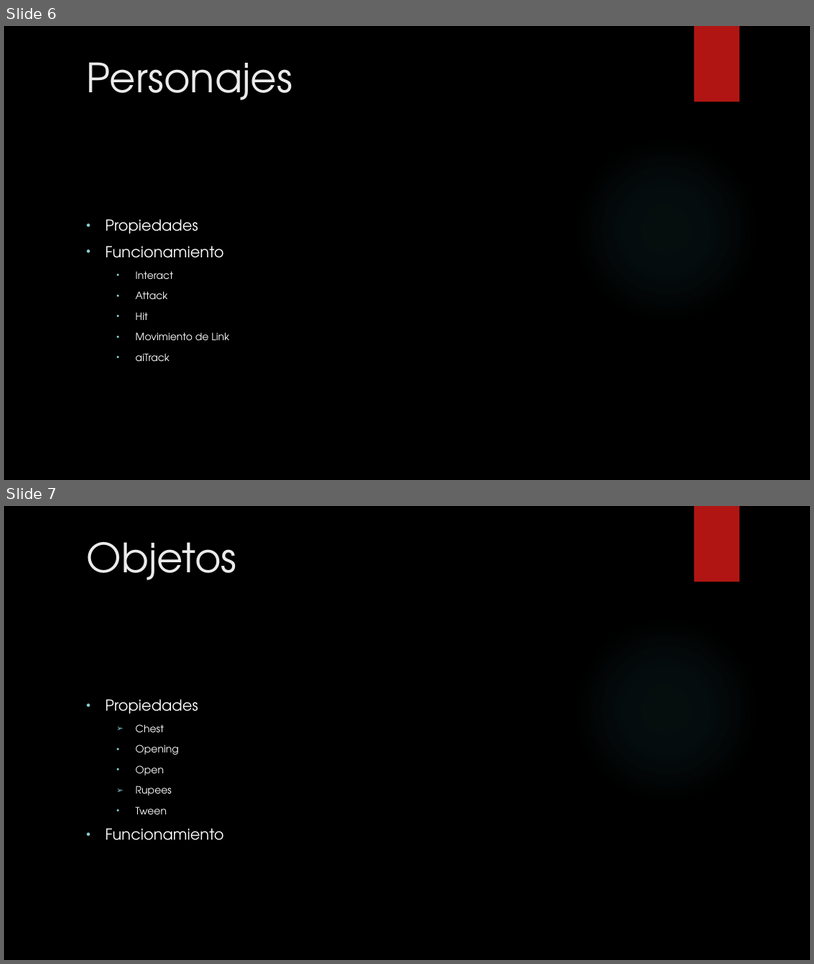
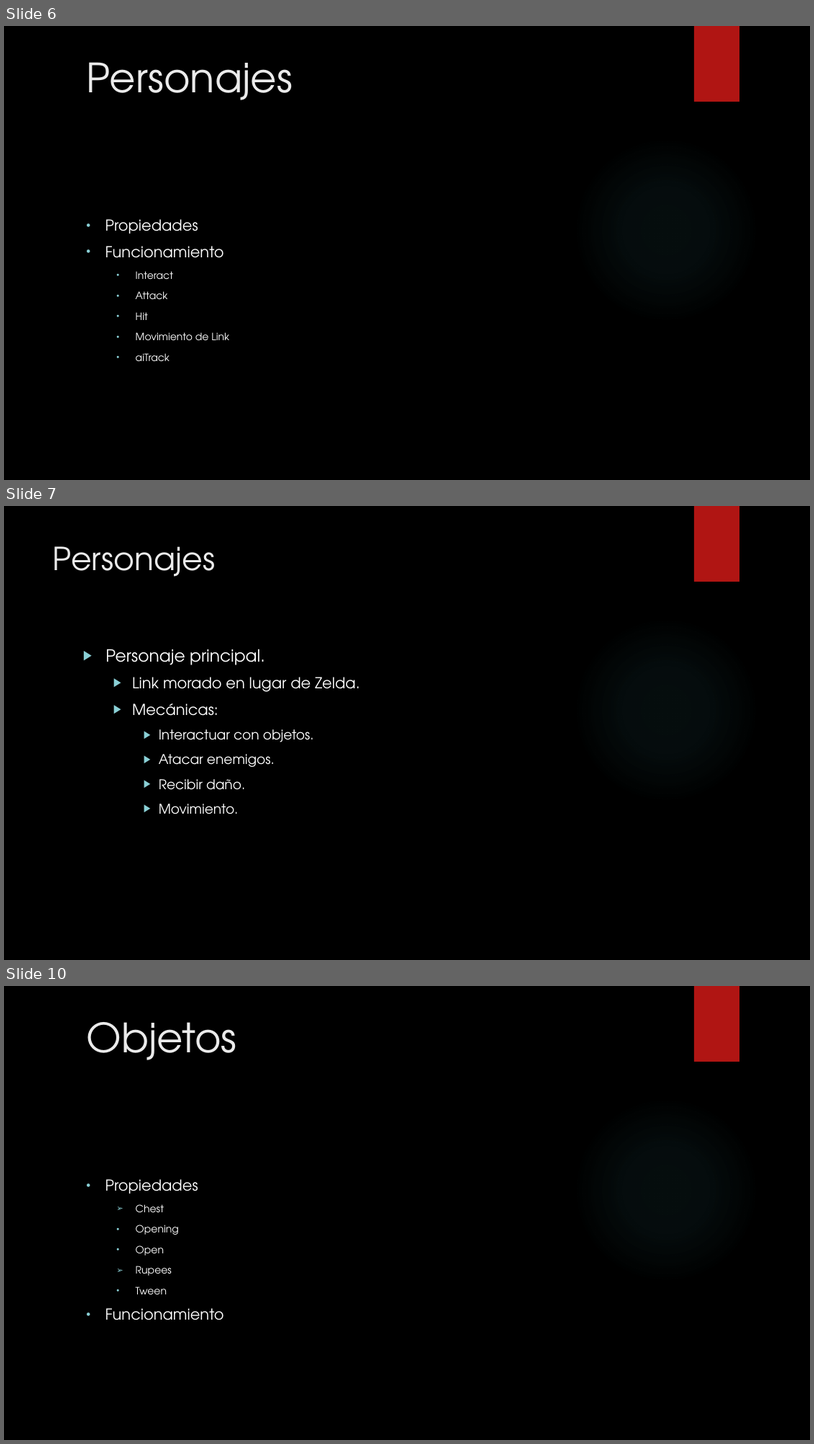
Before and after one commit to Athoka/Link, a slide deck: Presentacion/The Legend of Link.pptx. Shown one above the other, each under a label of ours: slides 6 and 7 before the commit, slides 6, 7 and 10 after it; the slides between them are not shown. The pictures are 814x964 and 814x1444 pixels, drawn with LibreOffice and Linux fonts; fonts in the diff are those of the drawing; background and template pictures are left out. Boxes give left, top, right and bottom in pixels: in the first picture for what was removed or moved away, otherwise in the second. Text is boxed around its words. In the diff, an @@ line names an element or a change of style, - is before the commit and + after.

```diff
--- a/Presentacion/The Legend of Link.pptx
+++ b/Presentacion/The Legend of Link.pptx
@@ slide 7 added at bbox=[4, 506, 810, 960], background picture (left out); not listed: 2 template elements that a slide beside it also shows @@
@@ title added at bbox=[53, 546, 216, 577], 37.8 pt, text #EBEBEB @@
+Personajes
@@ text added at bbox=[106, 649, 360, 814], 16 pt, text #FFFFFF @@
+▶ Personaje principal.
+  ▶ Link morado en lugar de Zelda.
+  ▶ Mecánicas:
+    ▶ Interactuar con objetos.
+    ▶ Atacar enemigos.
+    ▶ Recibir daño.
+    ▶ Movimiento.
@@ what was slide 7 is now slide 10 @@
```
Also in this commit, not shown: 2 other slides added.
